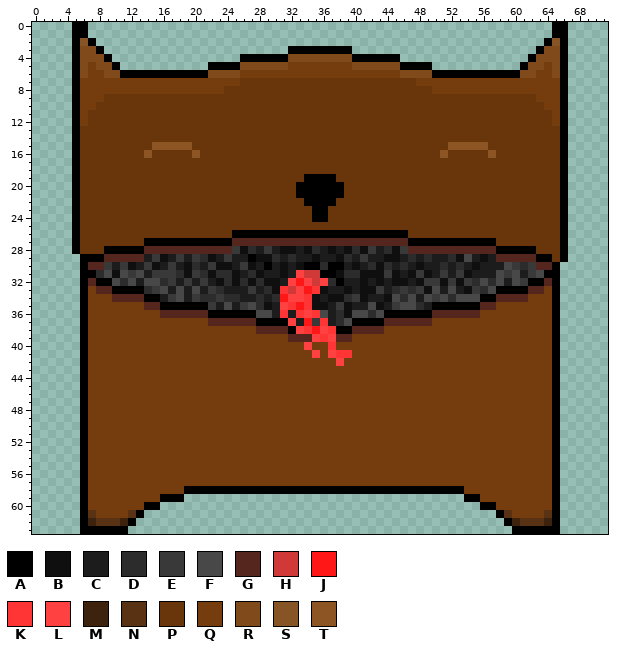
A sprite sheet gets an edit: Non-Elemental/ChesterTheChest/Images/Tongue.png. The first picture shows the starting point.
The file is 72x64 pixels. Colours within 5 levels of each other are drawn and written as one.
Palette (. is transparent): A #000000  B #0f0f0f  C #1d1c1c  D #2c2c2c  E #393939  F #494848  G #54261d  H #d13838  J #ff1717  K #ff3434  L #ff4141  M #3d230d  N #583212  P #69350b  Q #753c0e  R #814a1a  S #875425  T #8d5524
Pixels before (only the part around the change), first column x 27:
23 PPPPPPPPAAPPPPPPPPPPPPPPPPPPPPPPPP
24 PPPPPPPPAAPPPPPPPPPPPPPPPPPPPPPPPP
25 PPPPPPPPPPPPPPPPPPPPPPPPPPPPPPPPPP
26 AAAAAAAAAAAAAAAAAAAAPPPPPPPPPPPPPP
27 GGGGGGGGGGGGGGGGGGGGAAAAAAAAAAAPPP
28 DCECBBCBDCBCBDBECDBEGGGGGGGGGGGAAA
29 ABBDCDCCBCCBDCECCBBCDCDCCDBFCBCGGG
30 BCACBCBAADAACBCDBDCDCBCCDCDCBCCCFE
31 DBCCBCLHHAABDDBBBEBCBEBCECEBCCCFEF
32 BDBBCLJLHLDACCBCBCBBCBEEBEBEDFDFCF
33 ECDBKHLJKBCCBCBBECDEDEBFCFCBEDFAAA
34 CDCDJLLKBCBBDEBCCBFDFCFEFDFFFAAGGG
35 FDBCLKJKBBCEBCCFBCEFFDCAAAAAAGGQQQ
36 AFFCKCKLKFCDBFFDFAAAAAAGGGGGGQQQQQ
37 GAAAALCJEKCDFAAAAGGGGGGQQQQQQQQQQQ
38 QGGGGALKJLKAAGGGGQQQQQQQQQQQQQQQQQ
39 QQQQQGGGLKLGGQQQQQQQQQQQQQQQQQQQQQ
40 QQQQQQQLQQKQQQQQQQQQQQQQQQQQQQQQQQ
41 QQQQQQQQLQLKKQQQQQQQQQQQQQQQQQQQQQ
42 QQQQQQQQQQQLQQQQQQQQQQQQQQQQQQQQQQ
43 QQQQQQQQQQQQQQQQQQQQQQQQQQQQQQQQQQ
44 QQQQQQQQQQQQQQQQQQQQQQQQQQQQQQQQQQ
45 QQQQQQQQQQQQQQQQQQQQQQQQQQQQQQQQQQ
46 QQQQQQQQQQQQQQQQQQQQQQQQQQQQQQQQQQ
47 QQQQQQQQQQQQQQQQQQQQQQQQQQQQQQQQQQ
48 QQQQQQQQQQQQQQQQQQQQQQQQQQQQQQQQQQ
49 QQQQQQQQQQQQQQQQQQQQQQQQQQQQQQQQQQ
50 QQQQQQQQQQQQQQQQQQQQQQQQQQQQQQQQQQ
51 QQQQQQQQQQQQQQQQQQQQQQQQQQQQQQQQQQ
Now the later version:
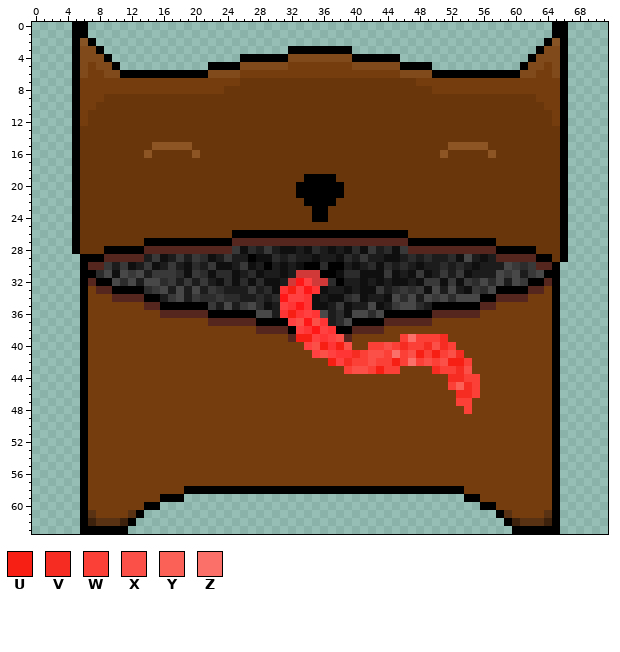
Colours new in this view: U #f71e14  V #f62c22  W #fb4137  X #fa5047  Y #fc6158  Z #fb7068
The edit:
{"y":31,"x":33,"old":"L","new":"H"}
{"y":32,"x":32,"old":"L","new":"H"}
{"y":32,"x":36,"old":"L","new":"H"}
{"y":33,"x":32,"old":"H","new":"U"}
{"y":36,"x":32,"old":"C","new":"U"}
{"y":37,"x":33,"old":"C","new":"X"}
{"y":37,"x":35,"old":"E","new":"X"}
{"y":39,"x":33,"old":"GG","new":"UU"}
{"y":39,"x":38,"old":"G","new":"X"}
{"y":39,"x":46,"old":"QQQQQQ","new":"WZWWWV"}
{"y":40,"x":35,"old":"QQ","new":"XU"}
{"y":40,"x":38,"old":"QQ","new":"UX"}
{"y":40,"x":42,"old":"QQQQQQQQQQQ","new":"WWXWVWWVXVW"}
{"y":41,"x":36,"old":"Q","new":"X"}
{"y":41,"x":40,"old":"QQQQQQQQQQQQQQ","new":"VWXXWZWXUWUWXV"}
{"y":42,"x":37,"old":"Q","new":"U"}
{"y":42,"x":39,"old":"QQQQQQQQQQQQQQQQ","new":"VWWXWWUWZWXWXUUW"}
{"y":43,"x":39,"old":"QQQQQQQ","new":"WXXWUWW"}
{"y":43,"x":50,"old":"QQQQQ","new":"VWWVX"}
{"y":44,"x":52,"old":"QQQQ","new":"VVWW"}
{"y":45,"x":52,"old":"QQQQ","new":"WYVW"}
{"y":46,"x":53,"old":"QQQ","new":"VVW"}
{"y":47,"x":53,"old":"QQ","new":"WW"}
{"y":48,"x":54,"old":"Q","new":"W"}
{"label":"changed","picture_box":[288,270,480,414]}
